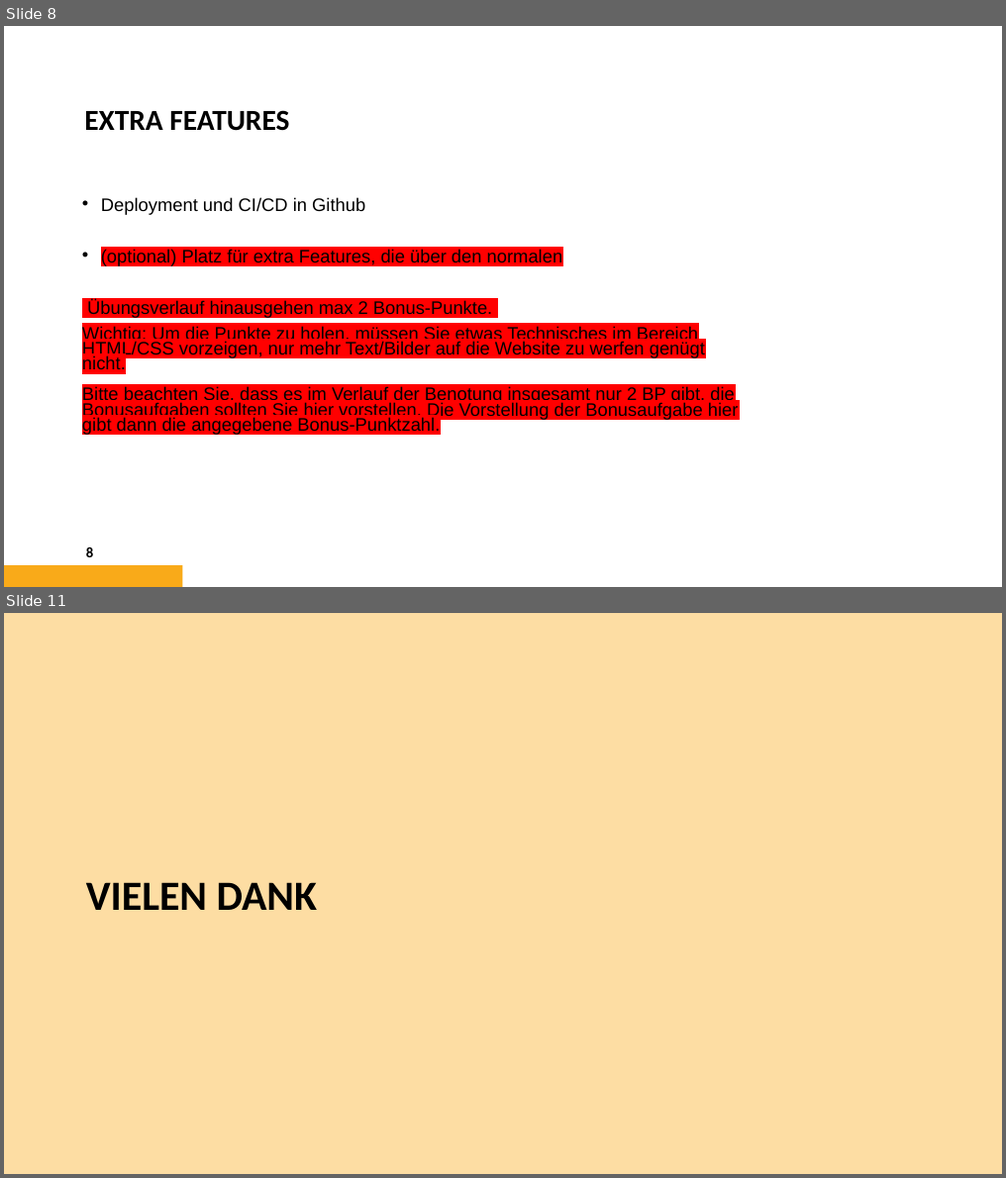
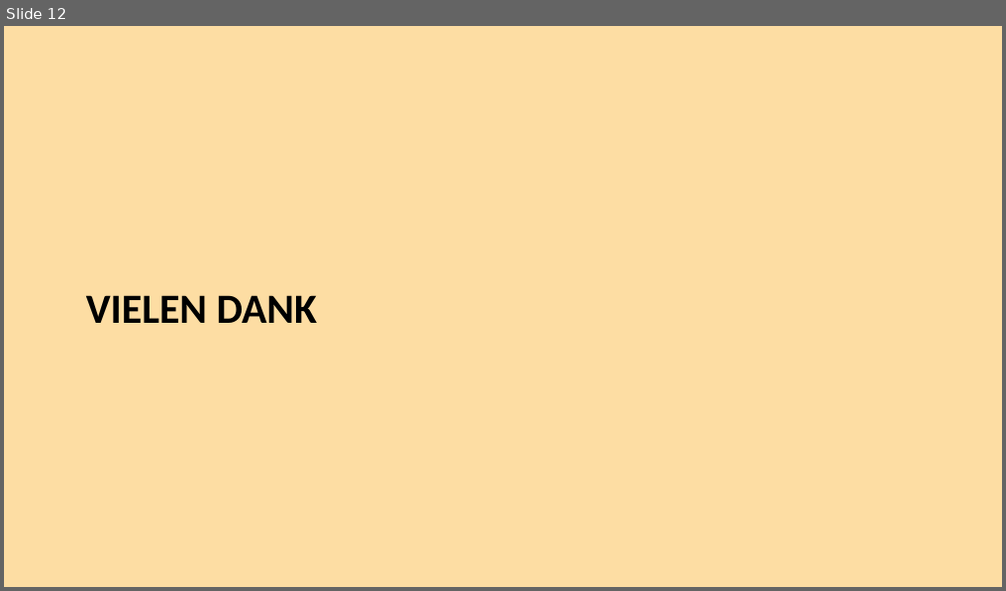
Before and after one commit to patricjenni/kochrezepte, a slide deck: docs/Präsentation_Kochrezepte.pptx. Shown one above the other, each under a label of ours: slides 8 and 11 before the commit, slide 12 after it; the slides between them are not shown. The pictures are 1006x1178 and 1006x591 pixels, drawn with LibreOffice and Linux fonts; fonts in the diff are those of the drawing; background and template pictures are left out. Boxes give left, top, right and bottom in pixels: in the first picture for what was removed or moved away, otherwise in the second. Text is boxed around its words. In the diff, an @@ line names an element or a change of style, - is before the commit and + after.

```diff
--- a/docs/Präsentation_Kochrezepte.pptx
+++ b/docs/Präsentation_Kochrezepte.pptx
@@ slide 8 removed at [4, 26, 1002, 587], background #FFFFFF @@
@@ title removed at [84, 110, 289, 131] @@
-EXTRA FEATURES
@@ text removed at [82, 197, 739, 435] @@
-• Deployment und CI/CD in Github
-• (optional) Platz für extra Features, die über den normalen
-Übungsverlauf hinausgehen max 2 Bonus-Punkte.
-Wichtig: Um die Punkte zu holen, müssen Sie etwas Technisches im Bereich HTML/CSS vorzeigen, nur mehr Text/Bilder auf die Website zu werfen genügt nicht.
-Bitte beachten Sie, dass es im Verlauf der Benotung insgesamt nur 2 BP gibt, die Bonusaufgaben sollten Sie hier vorstellen. Die Vorstellung der Bonusaufgabe hier gibt dann die angegebene Bonus-Punktzahl.
@@ page number removed at [86, 548, 93, 558] @@
-8
@@ rectangle removed at [4, 566, 183, 587] @@
@@ what was slide 11 is now slide 12 @@
```
Also in this commit, not shown: 6 slides changed, 2 slides added.
